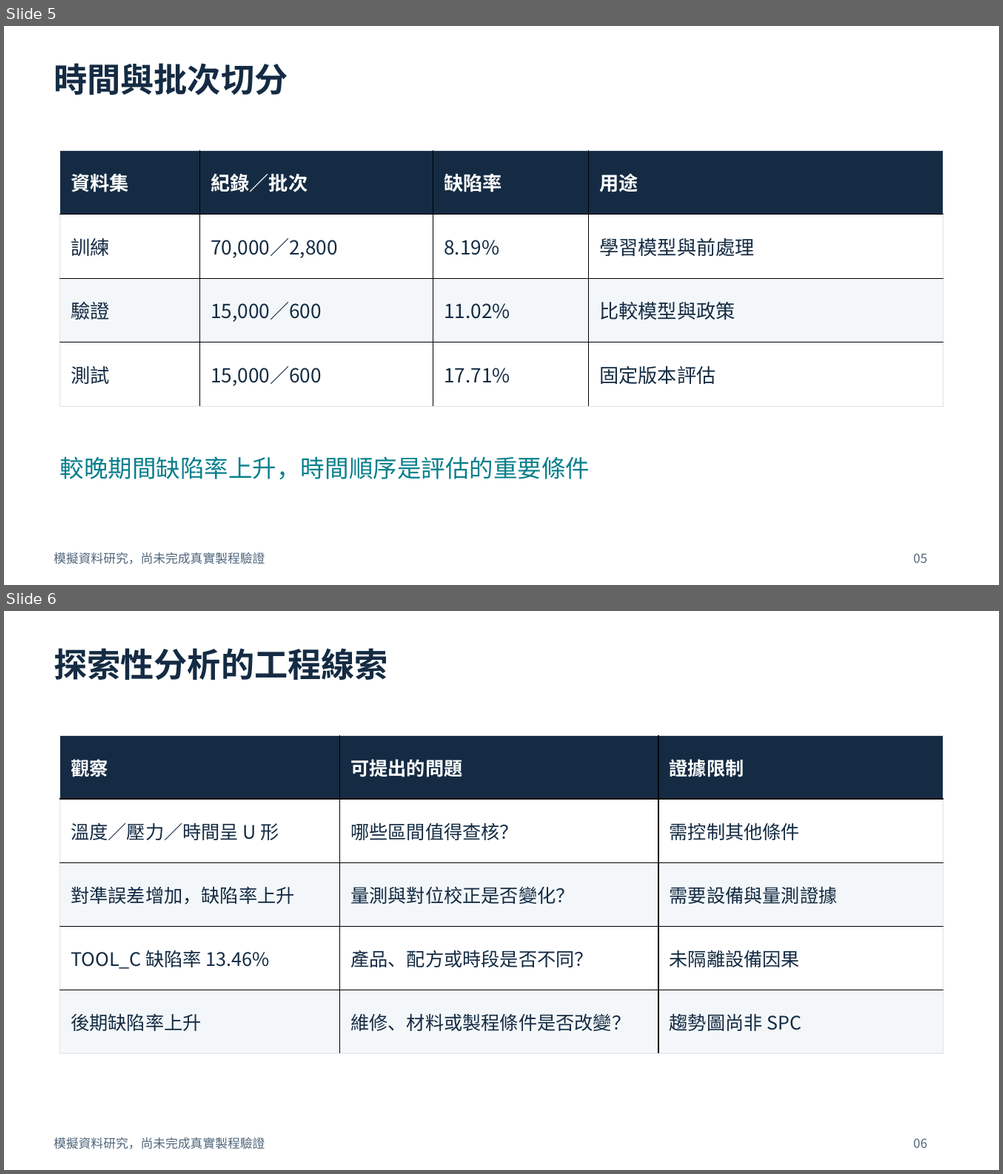
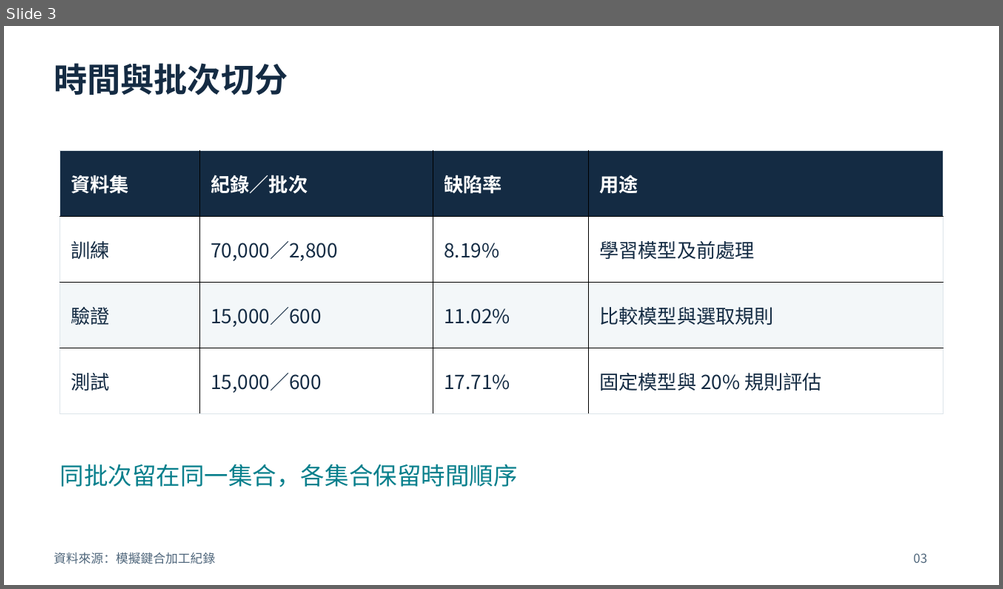
Before and after one commit to chelsietao/soic-bonding-quality-risk-prediction, a slide deck: presentations/SoIC_Process_Engineer_Briefing_ZH.pptx. Shown one above the other, each under a label of ours: slides 5 and 6 before the commit, slide 3 after it. The pictures are 1003x1174 and 1003x589 pixels, drawn with LibreOffice and Linux fonts; fonts in the diff are those of the drawing. Boxes give left, top, right and bottom in pixels: in the first picture for what was removed or moved away, otherwise in the second. Text is boxed around its words. In the diff, an @@ line names an element or a change of style, - is before the commit and + after.

```diff
--- a/presentations/SoIC_Process_Engineer_Briefing_ZH.pptx
+++ b/presentations/SoIC_Process_Engineer_Briefing_ZH.pptx
@@ slide 6 removed at <box>4,611,999,1170</box>, background #FFFFFF @@
@@ text removed at <box>54,648,388,680</box> @@
-探索性分析的工程線索
@@ table removed at <box>60,735,942,1054</box>, 5 rows, 3 columns @@
-觀察 | 可提出的問題 | 證據限制
-溫度／壓力／時間呈 U 形 | 哪些區間值得查核？ | 需控制其他條件
-對準誤差增加，缺陷率上升 | 量測與對位校正是否變化？ | 需要設備與量測證據
-TOOL_C 缺陷率 13.46% | 產品、配方或時段是否不同？ | 未隔離設備因果
-後期缺陷率上升 | 維修、材料或製程條件是否改變？ | 趨勢圖尚非 SPC
@@ text removed at <box>54,1138,264,1150</box> @@
-模擬資料研究，尚未完成真實製程驗證
@@ text removed at <box>913,1139,927,1148</box> @@
-06
@@ what was slide 5 is now slide 3 @@
@@ slide 3 changed as well @@
@@ table at <box>60,150,942,414</box> @@
-row 2, column 4: 學習模型與前處理
+row 2, column 4: 學習模型及前處理
-row 3, column 4: 比較模型與政策
+row 3, column 4: 比較模型與選取規則
-row 4, column 4: 固定版本評估
+row 4, column 4: 固定模型與 20% 規則評估
@@ text at <box>60,464,518,488</box>: text changed @@
-較晚期間缺陷率上升，時間順序是評估的重要條件
+同批次留在同一集合，各集合保留時間順序
@@ text at <box>54,553,215,565</box>: text changed @@
-模擬資料研究，尚未完成真實製程驗證
+資料來源：模擬鍵合加工紀錄
@@ text at <box>913,554,927,563</box>: text changed @@
-05
+03
```
Also in this commit, not shown: 3 other slides changed, 20 slides added, 15 other slides removed, 13 other files.
